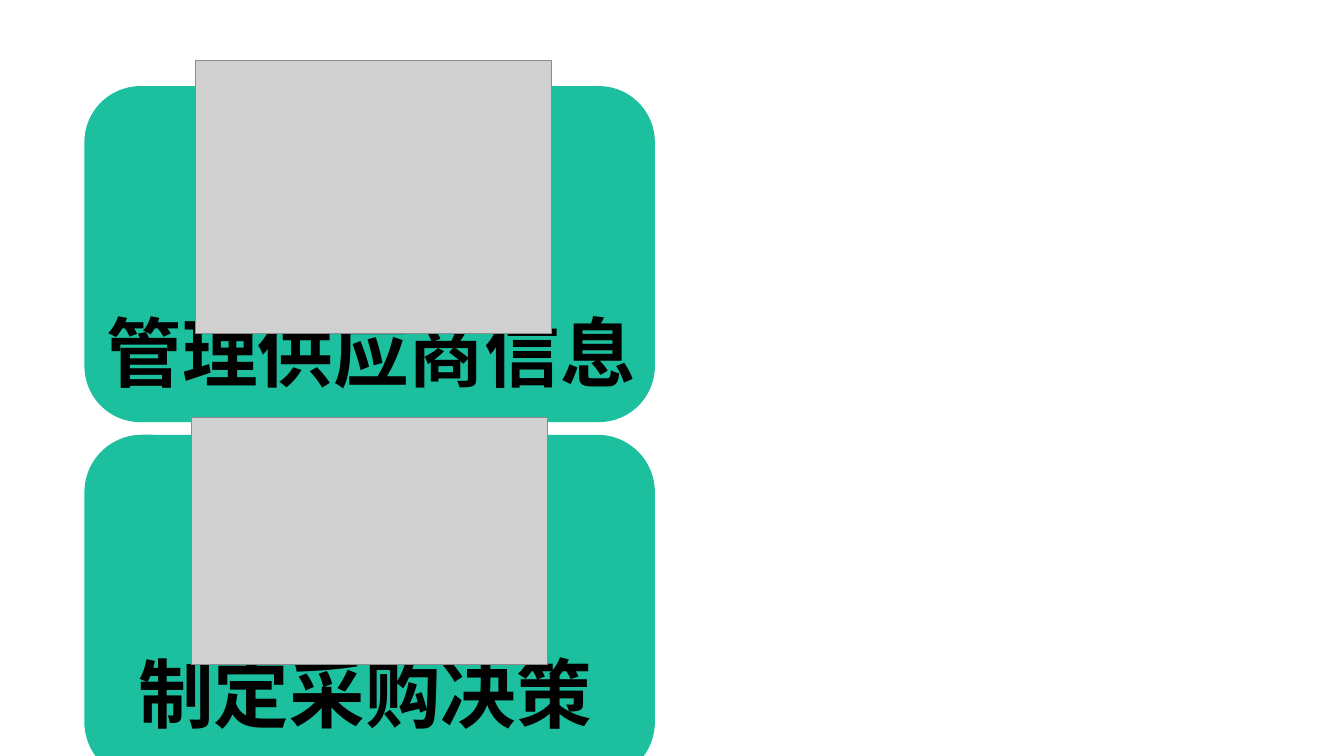
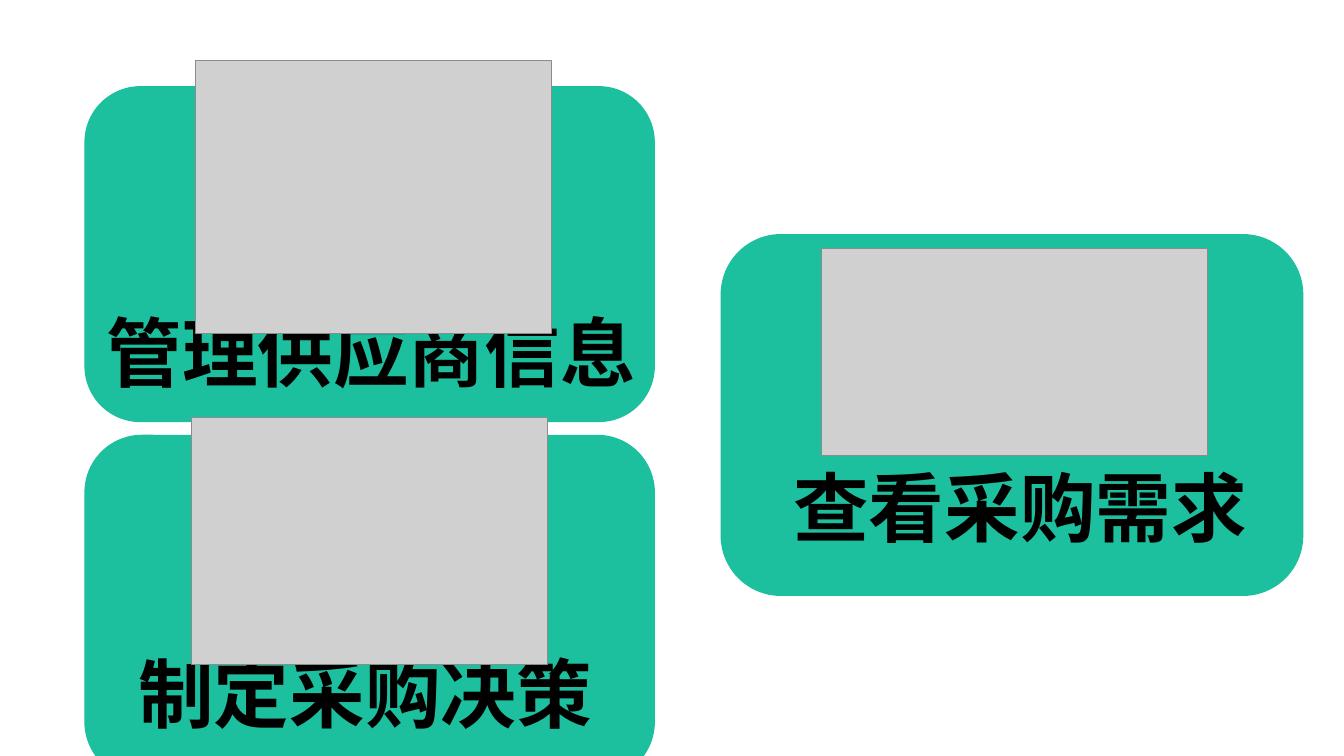
Before and after one commit to sunsolo388/FRSYS, a slide deck: slide 7 of FRSYS/static/create_png.pptx. Drawn at 1344x756 pixels with LibreOffice and Linux fonts; fonts in the diff are those of the drawing; grey boxes stand for pictures. Boxes give left, top, right and bottom in pixels: in the first picture for what was removed or moved away, otherwise in the second. Text is boxed around its words. In the diff, an @@ line names an element or a change of style, - is before the commit and + after.

Commit message:
采购部的导航栏写完了，正在写（学）业务流程

```diff
--- a/FRSYS/static/create_png.pptx
+++ b/FRSYS/static/create_png.pptx
@@ rounded rectangle added at (721, 234, 1304, 596), fill #1CC09F @@
@@ picture added at (822, 249, 1208, 456) @@
@@ text added at (793, 471, 1247, 543), 54 pt, text #000000, bold @@
+查看采购需求
```
Also in this commit, not shown: 12 other files.
